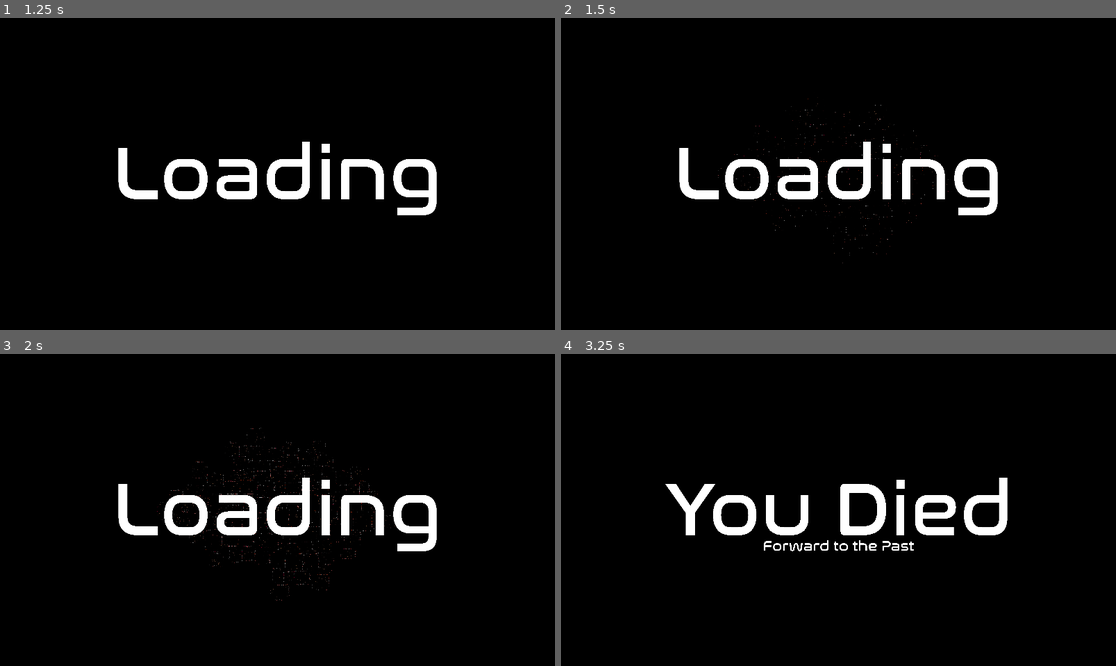
Above: before the commit, frames 1-4 (two rows, left to right).
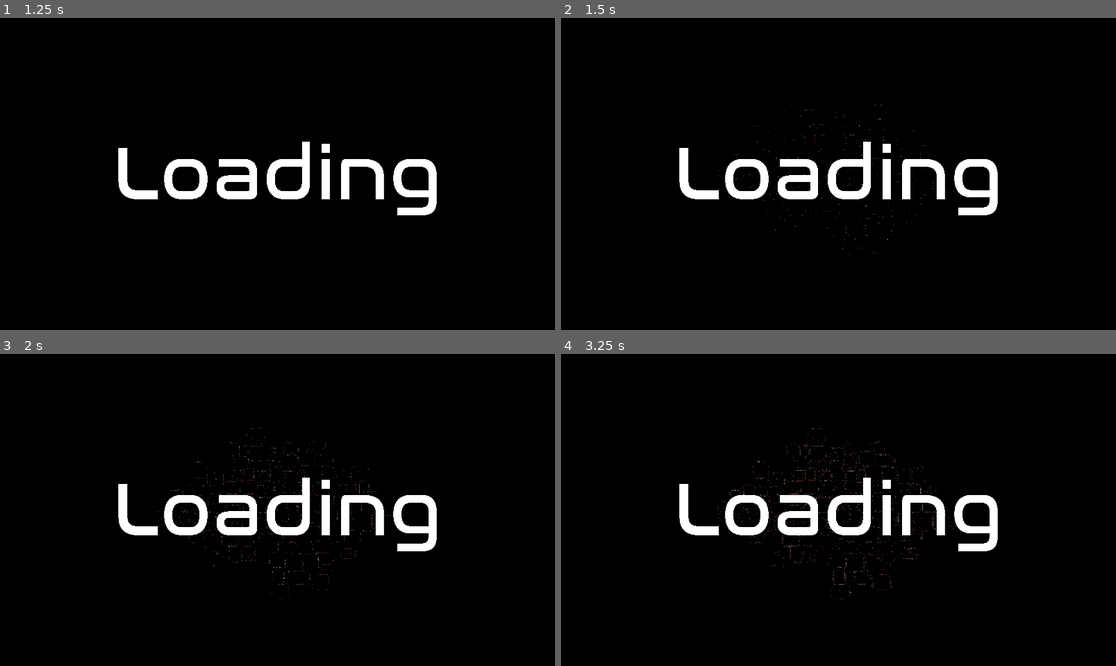
Above: after the commit, the same moments.

Repository: THenriques02/QuantumLoop
Game: Godot game, scene res://Scenes/UI/main_menu.tscn
Same seed, same stepped clock (60 frames per second), same inputs: the game is played once before the commit and once after it.
Inputs (mouse positions are in pixels of both pictures, inside the frame that each line leads up to):
- Up to frame 1 (1.25 s): click "Start Game" at 0.5 s
- Up to frame 2 (1.5 s): tap Enter (ui_accept) at 1.25 s; move the mouse to (960, 158) at 1.27 s; hold D (right) from 1.28 s (still down); hold Q (heal, bound only after the commit) from 1.28 s (still down); click (960, 158) at 1.42 s
- Up to frame 3 (2 s): keep holding D (right); keep holding Q (heal, bound only after the commit); tap Enter (ui_accept) at 1.52, 1.55, 1.82 s
- Up to frame 4 (3.25 s): move the mouse to (727, 525) at 2.02 s; release D (right) at 2.03 s; release Q (heal, bound only after the commit) at 2.03 s; hold S (down) 2.03-2.78 s; tap Enter (ui_accept) at 2.1, 2.27, 2.57, 3.05 s; tap Q (heal, bound only after the commit) at 2.3 s; move the mouse to (894, 441) at 2.77 s; hold D (right) from 2.78 s (still down); hold 1 (revolver) from 2.78 s (still down)

Frame 1 is identical in both runs. In frame 2, less than 0.1% of the frame differs, in the area x 28-70%, y 25-76%; in frame 3, 0.2%; in frame 4, 5.7%, in the area x 18-81%, y 23-79%.
Error before the commit: Invalid access to property or key 'position' on a base object of type 'Nil'. (res://Scripts/Main/main.gd:99)
Error after the commit: Parse Error: Function "heal()" not found in base self. (res://Scripts/Player/player.gd:60)

Commit message:
startting heal

Diff:
--- a/Scripts/Main/main.gd
+++ b/Scripts/Main/main.gd
@@ -166,7 +166,7 @@
 
 func spawn_objects():
 	for room in $Rooms.get_children():
-		if randf() < 1:
+		if randf() < 0.4:
 			var num_objects = randi_range(1, 5)
 			for i in range(num_objects):
 
@@ -179,7 +179,7 @@
 				var loot
 				if randf() < 0.9:
 					object = Chest.instantiate()
-					if randf() < 0.3:
+					if randf() < 0.4:
 						if randf() < 0.5:
 							loot = Health.instantiate()
 						else:
--- a/Scripts/Player/player.gd
+++ b/Scripts/Player/player.gd
@@ -54,6 +54,11 @@
 	if  event.is_action_pressed("sniper"):
 		weapon_shown(false, false, false, true)
 		get_tree().call_group("weapon_choice","selected_sniper")
+
+	if event.is_action_pressed("heal"):
+		if health_potions > 0:
+			heal()
+			health_potions -= 1
 
 func weapon_shown(r,ri,s,sn):
 	$Revolver.visible = r
--- a/project.godot
+++ b/project.godot
@@ -89,6 +89,11 @@
 "events": [Object(InputEventKey,"resource_local_to_scene":false,"resource_name":"","device":-1,"window_id":0,"alt_press …(191 unchanged characters)…
 ]
 }
+heal={
+"deadzone": 0.2,
+"events": [Object(InputEventKey,"resource_local_to_scene":false,"resource_name":"","device":-1,"window_id":0,"alt_pressed":false,"shift_pressed":false,"ctrl_pressed":false,"meta_pressed":false,"pressed":false,"keycode":0,"physical_keycode":81,"key_label":0,"unicode":113,"location":0,"echo":false,"script":null)
+]
+}
 
 [layer_names]
 
Not shown: 1 places in Scenes/Player/player.tscn that only renumber resources
